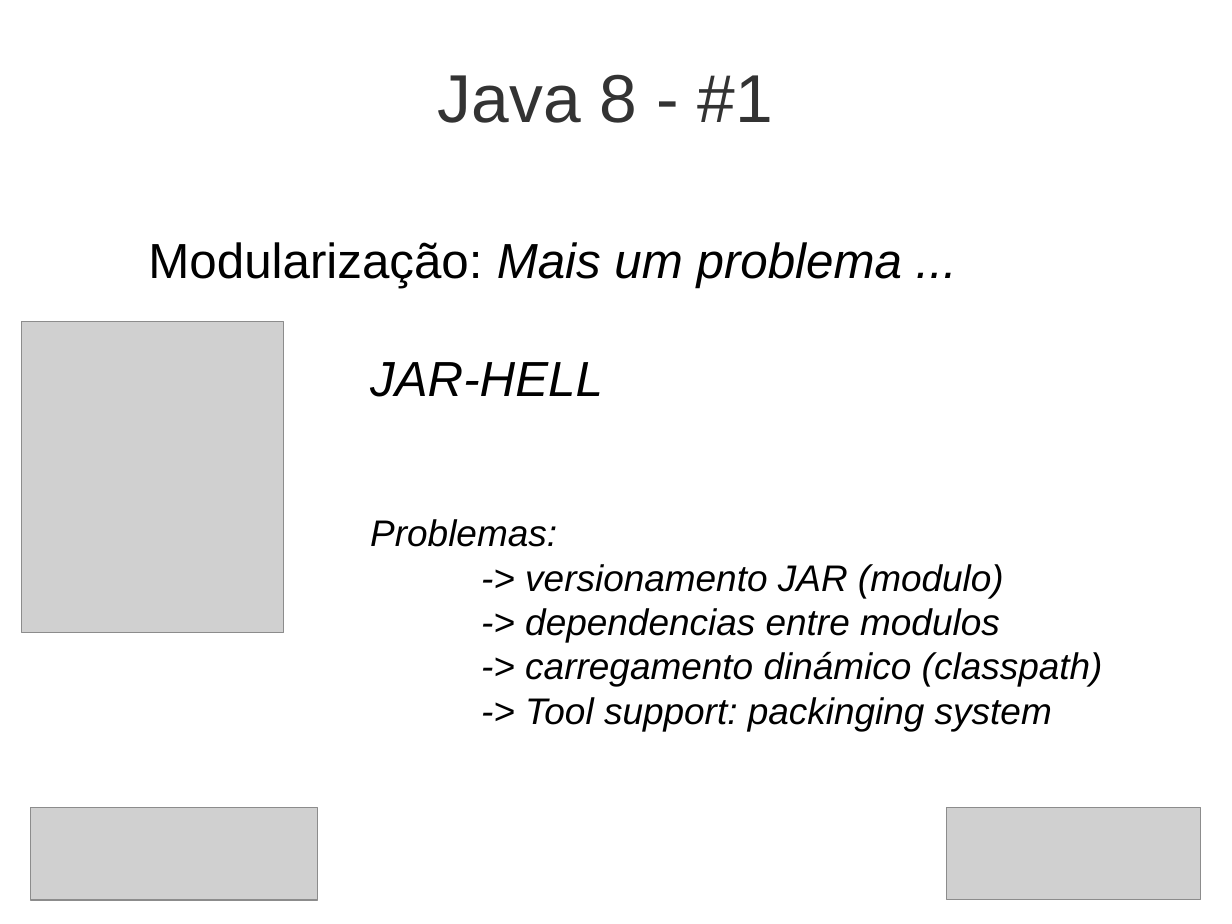
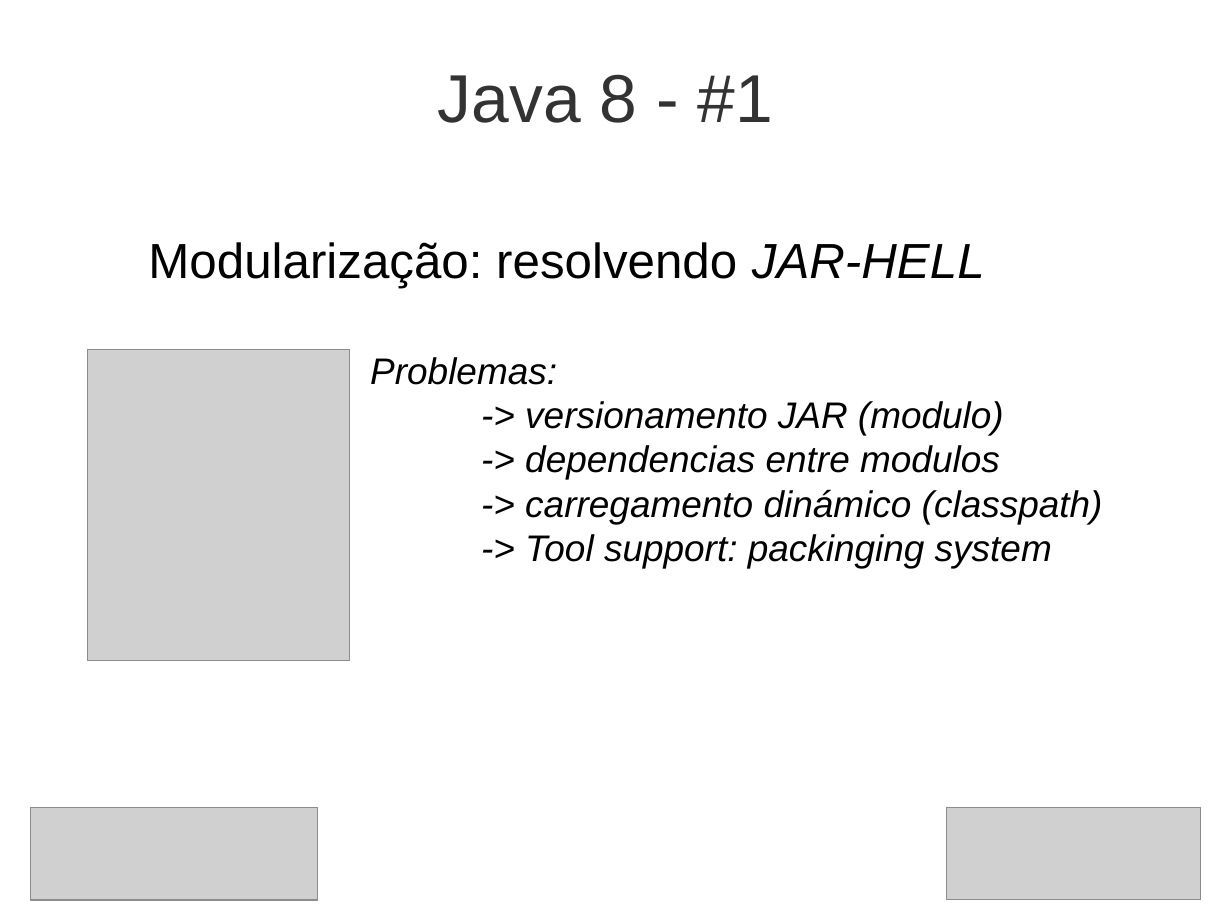
Before and after one commit to steppat/caelumday, a slide deck: slide 34 of caelumday2011.odp (slide 30 before the commit). Drawn at 1232x924 pixels with LibreOffice and Linux fonts; fonts in the diff are those of the drawing; grey boxes stand for pictures; background and template pictures are left out. Boxes give left, top, right and bottom in pixels: in the first picture for what was removed or moved away, otherwise in the second. Text is boxed around its words. In the diff, an @@ line names an element or a change of style, - is before the commit and + after.

```diff
--- a/caelumday2011.odp
+++ b/caelumday2011.odp
@@ text at (148, 242, 985, 288): text changed; italic off @@
-Modularização: Mais um problema ...
-JAR-HELL
+Modularização: resolvendo JAR-HELL
@@ picture: place and size @@
-picture at (22, 322, 284, 633)
+picture at (88, 349, 349, 661)
```
Also in this commit, not shown: 10 other slides changed, 2 slides added.
